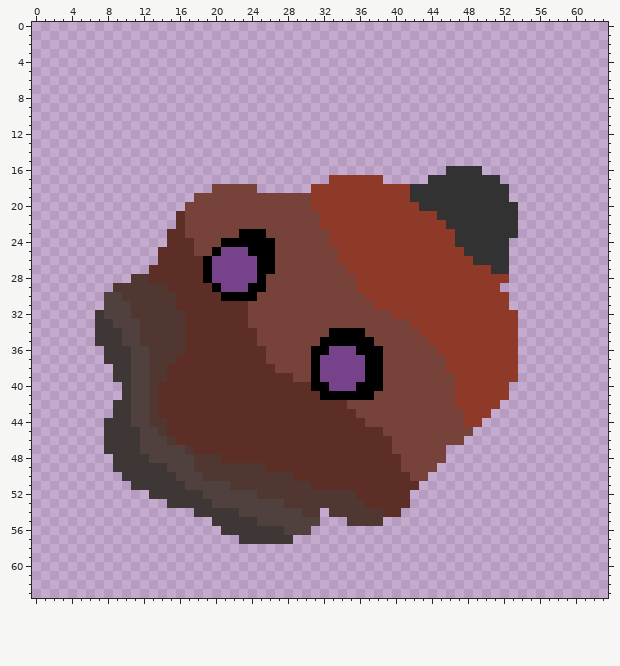
Pixel-art sprite, stored at src/assets/inimigo.png. Above is the file before it was changed.
The file is 64x64 pixels.
New version:
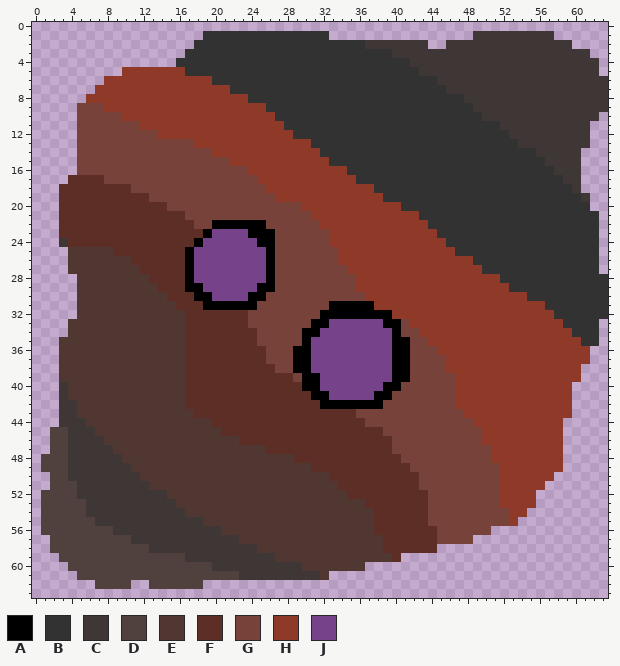
Palette (. is transparent): A #000000  B #323232  C #3e3735  D #51413e  E #513732  F #5d2e26  G #764239  H #8f3929  J #76428a
The edit:
y 1: x 19..32 .............. -> BBBBBBBBBBBBBB; x 49..57 ......... -> CCCCCCCCC
y 2: x 18..43 .......................... -> BBBBBBBBBBBBBBBBBBBCCCCCCC; x 46..59 .............. -> CCCCCCCCCCCCCC
y 3: x 17..61 ............................................. -> BBBBBBBBBBBBBBBBBBBBBBBCCCCCCCCCCCCCCCCCCCCCC
y 4: x 16..62 ............................................... -> BBBBBBBBBBBBBBBBBBBBBBBBBBCCCCCCCCCCCCCCCCCCCCC
y 5: x 10..62 ..................................................... -> HHHHHHHBBBBBBBBBBBBBBBBBBBBBBBBBBCCCCCCCCCCCCCCCCCCCC
y 6: x 8..63 ........................................................ -> HHHHHHHHHHHHBBBBBBBBBBBBBBBBBBBBBBBBBCCCCCCCCCCCCCCCCCCC
y 7: x 7..63 ......................................................... -> HHHHHHHHHHHHHHHBBBBBBBBBBBBBBBBBBBBBBBBCCCCCCCCCCCCCCCCCC
y 8: x 6..63 .......................................................... -> HHHHHHHHHHHHHHHHHHBBBBBBBBBBBBBBBBBBBBBBBBCCCCCCCCCCCCCCCC
y 9: x 5..63 ........................................................... -> GGGHHHHHHHHHHHHHHHHHHBBBBBBBBBBBBBBBBBBBBBBBCCCCCCCCCCCCCCC
y 10: x 5..62 .......................................................... -> GGGGGHHHHHHHHHHHHHHHHHBBBBBBBBBBBBBBBBBBBBBBBCCCCCCCCCCCCC
y 11: x 5..61 ......................................................... -> GGGGGGGHHHHHHHHHHHHHHHHBBBBBBBBBBBBBBBBBBBBBBBBCCCCCCCCCC
y 12: x 5..61 ......................................................... -> GGGGGGGGGHHHHHHHHHHHHHHHBBBBBBBBBBBBBBBBBBBBBBBBCCCCCCCCC
y 13: x 5..61 ......................................................... -> GGGGGGGGGGGGGHHHHHHHHHHHHHBBBBBBBBBBBBBBBBBBBBBBBCCCCCCCC
y 14: x 5..60 ........................................................ -> GGGGGGGGGGGGGGGHHHHHHHHHHHHBBBBBBBBBBBBBBBBBBBBBBBBCCCCC
y 15: x 5..60 ........................................................ -> GGGGGGGGGGGGGGGGGHHHHHHHHHHHBBBBBBBBBBBBBBBBBBBBBBBBCCCC
y 16: x 5..45 ......................................... -> GGGGGGGGGGGGGGGGGGGHHHHHHHHHHHBBBBBBBBBBB; x 50..60 ........... -> BBBBBBBBCCC
y 17: x 4..32 ............................. -> FFFFGGGGGGGGGGGGGGGGGHHHHHHHH; x 36..43 HHH..... -> BBBBBBBB; x 52..60 ......... -> BBBBBBBCC
y 18: x 3..19 ................. -> FFFFFFFFGGGGGGGGG; x 25..30 ...... -> GHHHHH; x 38..41 HHHH -> BBBB; x 53..60 ........ -> BBBBBBBC
y 19: x 3..17 ............... -> FFFFFFFFFFGGGGG; x 27..30 GGGG -> HHHH; x 39..41 HHH -> BBB; x 53..61 ......... -> BBBBBBBBC
y 20: x 3..16 .............. -> FFFFFFFFFFFFGG; x 30 G -> H; x 41..42 HH -> BB; x 54..61 ........ -> BBBBBBBB
y 21: x 3..15 ............. -> FFFFFFFFFFFFF; x 31 G -> H; x 43..44 HH -> BB; x 54..62 ......... -> BBBBBBBBB
y 22: x 3..15 ............. -> FFFFFFFFFFFFF; x 17 G -> F; x 20..25 GGGGGG -> AAAAAA; x 44..45 HH -> BB; x 54..62 ......... -> BBBBBBBBB
y 23: x 3..14 ............ -> FFFFFFFFFFFF; x 17..23 GGGGGGA -> FFAJJJJ; x 26 G -> A; x 45..46 HH -> BB; x 54..62 ......... -> BBBBBBBBB
y 24: x 3..14 ............ -> CFFFFFFFFFFF; x 18..24 GGGAAAA -> AJJJJJJ; x 46 H -> B; x 53..62 .......... -> BBBBBBBBBB
y 25: x 4..13 .......... -> EEEEEFFFFF; x 17..20 FGGA -> AJJJ; x 24..25 AA -> JJ; x 47 H -> B; x 53..62 .......... -> BBBBBBBBBB
y 26: x 4..13 .......... -> EEEEEEEFFF; x 17..19 FFA -> AJJ; x 25 A -> J; x 53..62 .......... -> BBBBBBBBBB
y 27: x 4..12 ......... -> EEEEEEEEF; x 17..19 FFA -> AJJ; x 25 A -> J; x 50 H -> B; x 53..62 .......... -> BBBBBBBBBB
y 28: x 5..10 ...... -> EEEEEE; x 17..19 FFA -> AJJ; x 25..26 AG -> JA; x 52..63 H........... -> BBBBBBBBBBBB
y 29: x 5..8 .... -> EEEE; x 14 E -> F; x 17..20 FFFA -> AAJJ; x 24 A -> J; x 26 G -> A; x 52..63 ............ -> HBBBBBBBBBBB
y 30: x 5..9 ...DD -> EEEEE; x 15 E -> F; x 18..23 FFFAAA -> AAJJJJ; x 25 G -> A; x 53..63 ........... -> HHBBBBBBBBB
y 31: x 5..10 ...DDD -> EEEEEE; x 19..24 FFFFFG -> AAAAAA; x 33..37 GGGGG -> AAAAA; x 53..63 ........... -> HHHHBBBBBBB
y 32: x 5..10 ..CDDD -> EEEEEE; x 32..39 GGGGGGGG -> AAAAAAAA; x 54..63 .......... -> HHHHBBBBBB
y 33: x 4..11 ...CCDDD -> EEEEEEEE; x 31..40 GGGGGGGGGG -> AAJJJJJJAA; x 54..62 ......... -> HHHHHBBBB
y 34: x 4..11 ...CCCDD -> EEEEEEEE; x 30..40 GGGAAAAGGGG -> AAJJJJJJJJA; x 54..62 ......... -> HHHHHHBBB
y 35: x 3..11 ....CCCDD -> EEEEEEEEE; x 30..41 GGAAAAAAGGGG -> AJJJJJJJJJAA; x 54..62 ......... -> HHHHHHHBB
y 36: x 3..12 .....CCCDD -> EEEEEEEEEE; x 29..32 GGAA -> AAJJ; x 36..41 AAAGGG -> JJJJAA; x 54..61 ........ -> HHHHHHHH
y 37: x 3..12 .....CCCDD -> EEEEEEEEEE; x 16 F -> E; x 29..31 GGA -> AAJ; x 37..41 AAGGG -> JJJAA; x 54..61 ........ -> HHHHHHHH
y 38: x 3..12 ......CCDD -> EEEEEEEEEE; x 15..16 FF -> EE; x 29..31 GGA -> AAJ; x 37..41 AAGGG -> JJJAA; x 54..60 ....... -> HHHHHHH
y 39: x 3..12 ......CCDD -> EEEEEEEEEE; x 15..16 FF -> EE; x 30 G -> A; x 37..41 AAGGG -> JJJAA; x 54..60 ....... -> HHHHHHH
y 40: x 3..12 .......CDD -> CEEEEEEEEE; x 14..16 FFF -> EEE; x 30 F -> A; x 32 A -> J; x 36..40 AAAGG -> JJJAA; x 53..59 ....... -> HHHHHHH
y 41: x 3..12 .......CDD -> CEEEEEEEEE; x 14..16 FFF -> EEE; x 31 F -> A; x 33..39 AAAAAGG -> JJJJJAA; x 53..59 ....... -> HHHHHHH
y 42: x 3..12 ......CCDD -> CCEEEEEEEE; x 14..16 FFF -> EEE; x 32..38 FFFGGGG -> AAAAAAA; x 52..59 ........ -> HHHHHHHH
y 43: x 3..12 ......CCDD -> CCEEEEEEEE; x 14..17 FFFF -> EEEE; x 51..59 ......... -> HHHHHHHHH
y 44: x 3..12 .....CCCDD -> CCCEEEEEEE; x 15..19 FFFFF -> EEEEE; x 48 H -> G; x 50..58 ......... -> HHHHHHHHH
y 45: x 2..13 ......CCCCDD -> DDCCCEEEEEEE; x 15..20 FFFFFF -> EEEEEE; x 49..58 .......... -> GHHHHHHHHH
y 46: x 2..14 ......CCCCDDD -> DDCCCCEEEEEEE; x 16..22 FFFFFFF -> EEEEEEE; x 48..58 ........... -> GGHHHHHHHHH
y 47: x 2..7 ...... -> DDCCCC; x 9..16 CCCDDDDD -> EEEEEEEE; x 18..25 FFFFFFFF -> EEEEEEEE; x 46..58 ............. -> GGGGGHHHHHHHH
y 48: x 1..8 ........ -> DDDCCCCC; x 10..17 CCCDDDDD -> EEEEEEEE; x 21..28 FFFFFFFF -> EEEEEEEE; x 46..58 ............. -> GGGGGHHHHHHHH
y 49: x 1..8 ........ -> DDDCCCCC; x 11..17 CCCCDDD -> EEEEEEE; x 26..30 FFFFF -> EEEEE; x 41 G -> F; x 45..58 .............. -> GGGGGGGHHHHHHH
y 50: x 2..9 ........ -> DDCCCCCC; x 12..18 CCCCDDD -> EEEEEEE; x 29..32 FFFF -> EEEE; x 42 G -> F; x 44..57 .............. -> GGGGGGGGHHHHHH
y 51: x 2..10 ......... -> DDDCCCCCC; x 13..21 CCCCDDDDD -> EEEEEEEEE; x 31..33 FFF -> EEE; x 43..56 .............. -> GGGGGGGGGHHHHH
y 52: x 1..12 ............ -> DDDDCCCCCCCC; x 15..24 CCCCDDDDDD -> EEEEEEEEEE; x 35 E -> F; x 42..55 .............. -> FFGGGGGGGGHHHH
y 53: x 1..14 .............. -> DDDDDCCCCCCCCC; x 16..27 CCCCDDDDDDDD -> EEEEEEEEEEEE; x 42..55 .............. -> FFGGGGGGGGHHHH
y 54: x 1..29 .................CCCCCDDDDDDD -> DDDDDCCCCCCCCCCCEEEEEEEEEEEEE; x 32 . -> E; x 38 E -> F; x 41..54 .............. -> FFFGGGGGGGGGHH
y 55: x 1..34 ...................CCCCCDDDDDDD... -> DDDDDDCCCCCCCCCCCCEEEEEEEEEEEEEEEE; x 38..53 E............... -> FFFFFFGGGGGGGGGH
y 56: x 1..50 ....................CCCCCCCDDD.................... -> DDDDDDDDCCCCCCCCCCCCEEEEEEEEEEEEEEEEEFFFFFFFGGGGGG
y 57: x 2..48 .....................CCCCCC.................... -> DDDDDDDDDCCCCCCCCCCCCEEEEEEEEEEEEEEEEFFFFFFGGGG
y 58: x 2..44 ........................................... -> DDDDDDDDDDDCCCCCCCCCCCCEEEEEEEEEEEEEEFFFFFF
y 59: x 3..40 ...................................... -> DDDDDDDDDDDDDDCCCCCCCCCCEEEEEEEEEEEEEF
y 60: x 4..36 ................................. -> DDDDDDDDDDDDDDDDCCCCCCCCCCEEEEEEE
y 61: x 5..32 ............................ -> DDDDDDDDDDDDDDDDDDCCCCCCCCCE
y 62: x 7..10 .... -> DDDD; x 13..18 ...... -> DDDDDD
Changed places in both pictures, as pixel boxes (x1, y1, x2, y2):
changed: (41, 31, 608, 589)
